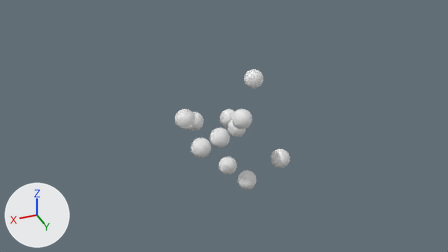
Renders of the Blender file BlenderVisualizations/dustAnimatorBPCA.blend from each side of a commit.
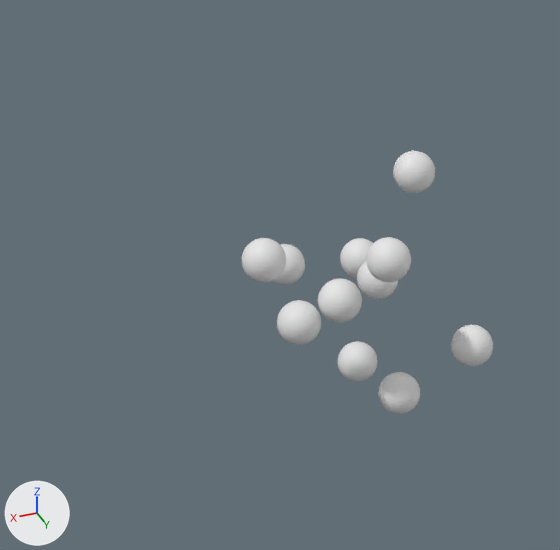
Old and new are each drawn from the file's camera 'Camera' and again close up on the part from 14% to 72% of the width and 0% to 100% of the height. Every picture has the same lights, and +X, +Y and +Z are marked at lower left.

The older version as bpy lines, for what is in view:
```python
me_sphere_011 = bpy.data.meshes.new('Sphere.011')
me_sphere_011.from_pydata(...)  # a UV sphere (32 segments, 16 rings, poles along z) spanning x -1.0..1.0, y -1.0..1.0, z -1.0..1.0
ob_mball_0 = bpy.data.objects.new('Mball.0', me_sphere_011)
ob_mball_0.location = (-1.03, -0.23, -0.33)
ob_mball_1 = bpy.data.objects.new('Mball.1', me_sphere_011)
ob_mball_1.location = (-1.03, -2.43, -0.33)
ob_mball_11 = bpy.data.objects.new('Mball.11', me_sphere_011)
ob_mball_11.location = (-4.42, 3.39, -2.81)
ob_mball_2 = bpy.data.objects.new('Mball.2', me_sphere_011)
ob_mball_2.location = (2.06, 2.66, 0.65)
ob_mball_4 = bpy.data.objects.new('Mball.4', me_sphere_011)
ob_mball_4.location = (2.81, -2.77, -0.08)
ob_mball_5 = bpy.data.objects.new('Mball.5', me_sphere_011)
ob_mball_5.location = (-0.02, 3.29, 2.64)
ob_mball_6 = bpy.data.objects.new('Mball.6', me_sphere_011)
ob_mball_6.location = (4.02, 2.64, -0.09)
ob_mball_7 = bpy.data.objects.new('Mball.7', me_sphere_011)
ob_mball_7.location = (-0.16, -0.56, -5.07)
ob_mball_9 = bpy.data.objects.new('Mball.9', me_sphere_011)
ob_mball_9.location = (-0.86, 3.0, -4.88)
# also in view: 'Mball.10' at (-3.25, -1.18, 4.51); 'Mball.8' at (4.99, 0.78, 2.35)
```
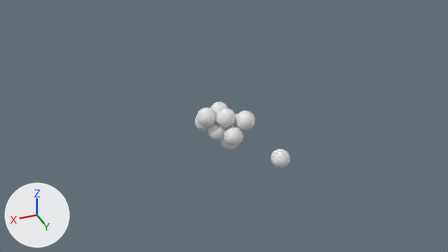
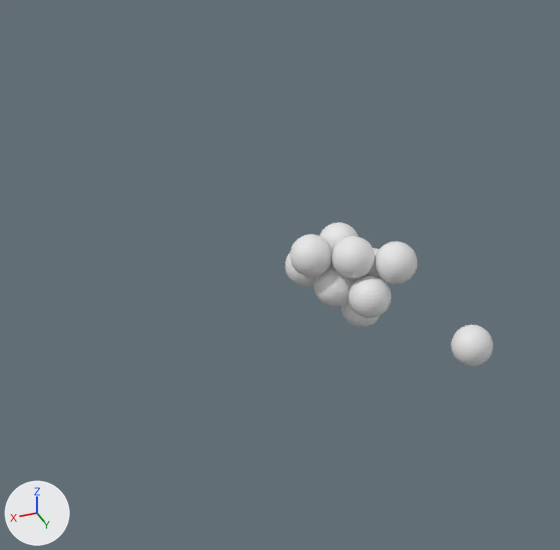
Edits to the bpy script that builds the scene:
```text
Change ob_mball_0:
    ob_mball_0.location: (-1.03, -0.23, -0.33) -> (0.14, -1.87, -0.67)
Change ob_mball_1:
    ob_mball_1.location: (-1.03, -2.43, -0.33) -> (2.0, -2.01, 0.07)
Change ob_mball_2:
    ob_mball_2.location: (2.06, 2.66, 0.65) -> (0.48, -1.48, 1.26)
Change ob_mball_4:
    ob_mball_4.location: (2.81, -2.77, -0.08) -> (-0.76, -0.32, 0.21)
Change ob_mball_5:
    ob_mball_5.location: (-0.02, 3.29, 2.64) -> (0.54, 0.5, 1.48)
Change ob_mball_6:
    ob_mball_6.location: (4.02, 2.64, -0.09) -> (-0.2, -0.2, -1.71)
Change ob_mball_7:
    ob_mball_7.location: (-0.16, -0.56, -5.07) -> (0.07, 1.45, -0.22)
Change ob_mball_8:
    ob_mball_8.location: (4.99, 0.78, 2.35) -> (2.24, -0.54, 1.4)
Change ob_mball_9:
    ob_mball_9.location: (-0.86, 3.0, -4.88) -> (-1.28, 1.31, 1.25)
Change ob_mball_10:
    ob_mball_10.location: (-3.25, -1.18, 4.51) -> (-4.42, 3.39, -2.81)
Remove ob_mball_11:
    ob_mball_11 = bpy.data.objects.new('Mball.11', me_sphere_011)
    ob_mball_11.location = (-4.42, 3.39, -2.81)
Add ob_mball_3:
    ob_mball_3 = bpy.data.objects.new('Mball.3', me_sphere_011)
    ob_mball_3.location = (1.18, -0.22, -0.27)
```

Where the change shows, as pixel boxes (x1, y1, x2, y2) in the close-ups (560 x 550 px):
'Mball.8', moved: before (242, 238, 286, 282); after (290, 234, 332, 277)
'Mball.5', moved: before (366, 237, 411, 282); after (332, 236, 375, 279)
'Mball.9', moved: before (378, 372, 420, 414); after (374, 241, 417, 284)
'Mball.10', moved: before (393, 151, 435, 193); after (451, 325, 493, 367)
'Mball.7', moved: before (338, 341, 377, 382); after (349, 275, 391, 318)
'Mball.2', moved: before (318, 278, 362, 323); after (320, 222, 358, 263)
'Mball.6', moved: before (277, 300, 321, 345); after (341, 302, 380, 327)
'Mball.11', deleted: before (451, 325, 493, 367)
'Mball.1', moved: before (340, 238, 373, 278); after (285, 253, 316, 286)
'Mball.3', added: after (314, 265, 355, 307)
'Mball.4', moved: before (273, 244, 305, 285); after (355, 248, 387, 283)
'Mball.0', moved (not visible afterwards): before (357, 262, 398, 299)
